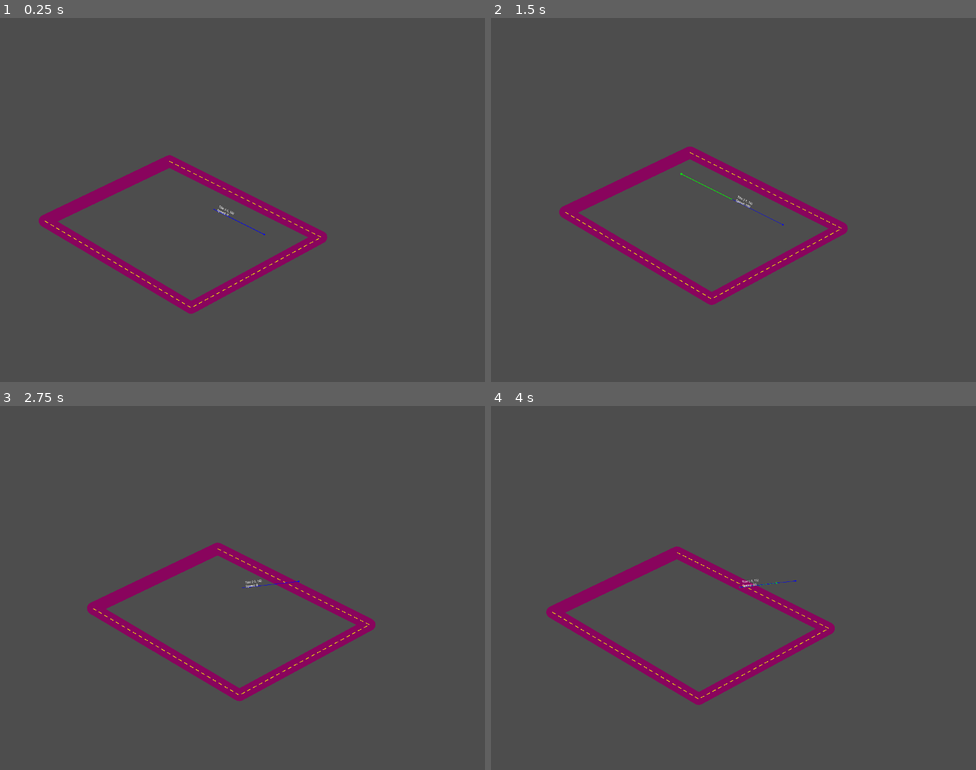
Above: before the commit, frames 1-4 (two rows, left to right).
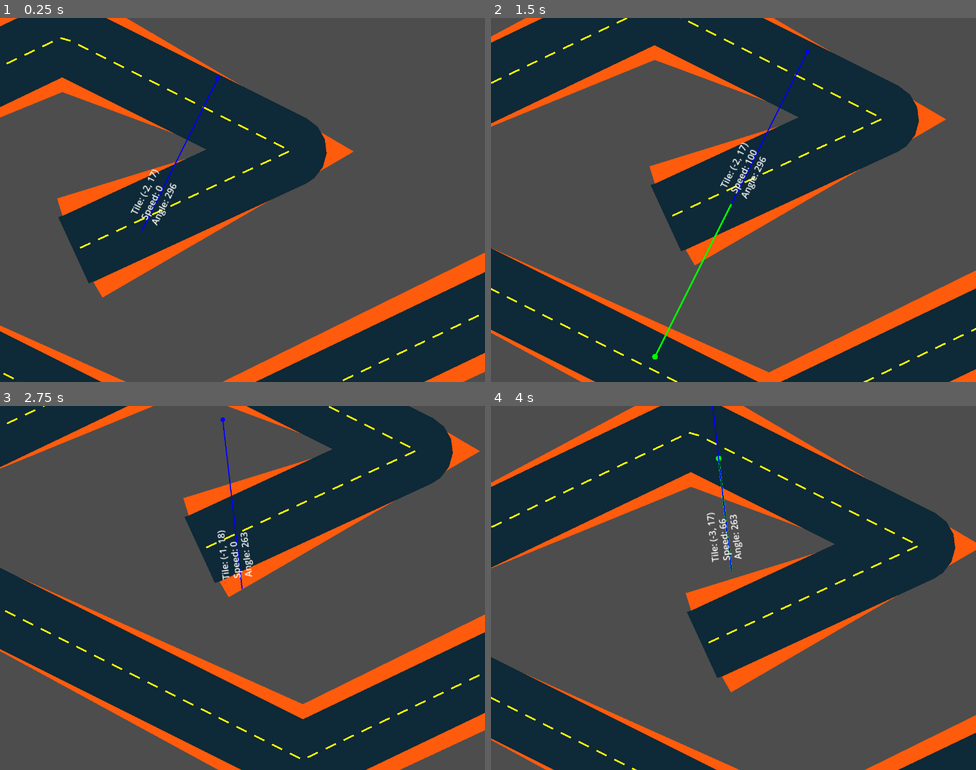
Above: after the commit, the same moments.

Repository: AkiraShirase/bus_wars
Game: Godot game, scene res://levels/city.tscn
Same seed, same stepped clock (60 frames per second), same inputs: the game is played once before the commit and once after it. The engine's default icon, where the game draws it, is replaced by a stand-in: a white triangle on a blue panel in a dark square.
Inputs:
- Up to frame 1 (0.25 s): no input
- Up to frame 2 (1.5 s): hold Right (steer_right) 0.53-1.28 s; tap Space (ui_select) at 0.77 s; hold Down (brake) from 1.28 s (still down)
- Up to frame 3 (2.75 s): tap Space (ui_select) at 1.52 s; release Down (brake) at 2.03 s; hold Right (steer_right) from 2.03 s (still down)
- Up to frame 4 (4 s): release Right (steer_right) at 2.78 s; hold Up (accelerate) 2.78-3.53 s; tap Space (ui_select) at 3.02, 3.77 s; hold A (steer_left) from 3.53 s (still down)

The runs differ from the first frame. In frame 1, 39% of the frame differs, in the area x 0-100%, y 0-100%; in frame 2, 48%; in frame 3, 47%; in frame 4, 45%.

Commit message:
Add road corrections. Change bus collision capsule

Diff:
--- a/levels/city.tscn
+++ b/levels/city.tscn
@@ -46,20 +46,24 @@
 zoom = Vector2(0.4, 0.4)
 script = ExtResource("4_js2ni")
 target_path = NodePath("../truck")
+zoom_level = Vector2(1.5, 1.5)
 
 [node name="truck" parent="." instance=ExtResource("5_js2ni")]
 z_index = 3
-position = Vector2(-1113, 939)
+position = Vector2(-1201, 963)
+start_direction = 6
 vector_scale = 3.0
 
-[node name="Line2D" parent="." instance=ExtResource("5_5qyid")]
-points = PackedVector2Array(-1345.22, 686.921, -543.811, 1087.62, -1230.73, 1459.71, -2003.52, 1001.76)
-closed = true
-width = 64.0
-default_color = Color(0.535542, 0.0164582, 0.366856, 1)
-joint_mode = 2
-road_width = 64.0
-road_color = Color(0.535542, 0.0164582, 0.366856, 1)
+[node name="Road" parent="." instance=ExtResource("5_5qyid")]
+position = Vector2(5, -65)
+points = PackedVector2Array(-505, 1102, -1155, 1424, -2003.52, 1001.76, -1363, 674, -936, 891, -1291, 1070)
+width = 128.0
+default_color = Color(0.0557858, 0.163021, 0.216079, 1)
+road_width = 128.0
+road_color = Color(0.0557858, 0.163021, 0.216079, 1)
+sidewalk_width = 32.0
 sidewalk_color = Color(1, 0.357369, 0.0475251, 1)
 grid_size = 64.0
 grid_color = Color(0.915812, 0, 0.419096, 1)
+align_ends_to_grid = null
+show_end_caps = null
--- a/levels/isometricRoad.gd
+++ b/levels/isometricRoad.gd
@@ -63,6 +63,16 @@
 	set(value):
 		show_direction_handles = value
 		queue_redraw()
+
+@export var align_ends_to_grid: bool = true:
+	set(value):
+		align_ends_to_grid = value
+		update_road_geometry()
+
+@export var show_end_caps: bool = true:
+	set(value):
+		show_end_caps = value
+		update_road_geometry()
 
 # Road markings
 @export_group("Road Markings")
@@ -86,31 +96,70 @@
 var sidewalk_right: Line2D
 var center_line: Line2D
 var marking_lines: Array[Line2D] = []
+var end_cap_start: Polygon2D
+var end_cap_end: Polygon2D
+
+func _enter_tree():
+	# Find existing child nodes
+	if has_node("SidewalkLeft"):
+		sidewalk_left = get_node("SidewalkLeft")
+	if has_node("SidewalkRight"):
+		sidewalk_right = get_node("SidewalkRight")
+	if has_node("EndCapStart"):
+		end_cap_start = get_node("EndCapStart")
+	if has_node("EndCapEnd"):
+		end_cap_end = get_node("EndCapEnd")
 
 func _ready():
 	# Set initial properties
 	width = road_width
 	default_color = road_color
 	joint_mode = Line2D.LINE_JOINT_ROUND
-
-	# Create child elements
-	if Engine.is_editor_hint():
-		setup_child_elements()
+	# cap_mode is only available in newer versions
+	if "cap_mode" in self:
+		set("cap_mode", Line2D.LINE_CAP_ROUND)
+
+	# Create child elements for both editor and game
+	setup_child_elements()
 
 func setup_child_elements():
-	# Create sidewalks
+	# Create sidewalks if they don't exist
 	if not sidewalk_left:
 		sidewalk_left = Line2D.new()
 		sidewalk_left.name = "SidewalkLeft"
 		add_child(sidewalk_left)
+		# Make sure the node is saved with the scene
+		if Engine.is_editor_hint():
+			sidewalk_left.owner = get_tree().edited_scene_root
 
 	if not sidewalk_right:
 		sidewalk_right = Line2D.new()
 		sidewalk_right.name = "SidewalkRight"
 		add_child(sidewalk_right)
+		# Make sure the node is saved with the scene
+		if Engine.is_editor_hint():
+			sidewalk_right.owner = get_tree().edited_scene_root
+
+	# Create end caps for proper isometric cuts
+	if not end_cap_start:
+		end_cap_start = Polygon2D.new()
+		end_cap_start.name = "EndCapStart"
+		end_cap_start.color = road_color
+		add_child(end_cap_start)
+		if Engine.is_editor_hint():
+			end_cap_start.owner = get_tree().edited_scene_root
+
+	if not end_cap_end:
+		end_cap_end = Polygon2D.new()
+		end_cap_end.name = "EndCapEnd"
+		end_cap_end.color = road_color
+		add_child(end_cap_end)
+		if Engine.is_editor_hint():
+			end_cap_end.owner = get_tree().edited_scene_root
 
 	update_sidewalks()
 	update_markings()
+	update_road_geometry()
 
 func _draw():
 	if not Engine.is_editor_hint():
@@ -314,6 +363,106 @@
 		add_child(line)
 		marking_lines.append(line)
 
+func update_road_geometry():
+	if not end_cap_start or not end_cap_end:
+		return
+
+	end_cap_start.visible = show_end_caps and align_ends_to_grid
+	end_cap_end.visible = show_end_caps and align_ends_to_grid
+
+	if not show_end_caps or not align_ends_to_grid or points.size() < 2:
+		return
+
+	# Update end cap colors
+	end_cap_start.color = road_color
+	end_cap_end.color = road_color
+
+	# Calculate isometric grid angles
+	var iso_angle_1 = deg_to_rad(isometric_angle)
+	var iso_angle_2 = deg_to_rad(isometric_angle + 90)
+	var iso_angle_3 = deg_to_rad(isometric_angle + 180)
+	var iso_angle_4 = deg_to_rad(isometric_angle + 270)
+
+	# Start cap
+	var start_point = points[0]
+	var start_direction = (points[1] - points[0]).normalized()
+	var start_perpendicular = Vector2(-start_direction.y, start_direction.x)
+
+	# Find best isometric angle for start cap
+	var start_cap_angle = find_best_isometric_angle(start_direction)
+	var start_cap_dir = Vector2.from_angle(start_cap_angle)
+
+	# Create start cap polygon
+	var start_cap_points = PackedVector2Array()
+	var half_width = road_width / 2
+
+	# Calculate cap points
+	var p1 = start_point + start_perpendicular * half_width
+	var p2 = start_point - start_perpendicular * half_width
+	var p3 = p2 - start_cap_dir * 10  # Extend slightly for clean cut
+	var p4 = p1 - start_cap_dir * 10
+
+	start_cap_points.append(p1)
+	start_cap_points.append(p2)
+	start_cap_points.append(p3)
+	start_cap_points.append(p4)
+
+	end_cap_start.polygon = start_cap_points
+
+	# End cap
+	var end_point = points[points.size() - 1]
+	var end_direction = (points[points.size() - 1] - points[points.size() - 2]).normalized()
+	var end_perpendicular = Vector2(-end_direction.y, end_direction.x)
+
+	# Find best isometric angle for end cap
+	var end_cap_angle = find_best_isometric_angle(-end_direction)
+	var end_cap_dir = Vector2.from_angle(end_cap_angle)
+
+	# Create end cap polygon
+	var end_cap_points = PackedVector2Array()
+
+	# Calculate cap points
+	var p5 = end_point + end_perpendicular * half_width
+	var p6 = end_point - end_perpendicular * half_width
+	var p7 = p6 - end_cap_dir * 10
+	var p8 = p5 - end_cap_dir * 10
+
+	end_cap_points.append(p5)
+	end_cap_points.append(p6)
+	end_cap_points.append(p7)
+	end_cap_points.append(p8)
+
+	end_cap_end.polygon = end_cap_points
+
+func find_best_isometric_angle(direction: Vector2) -> float:
+	# Get the angle of the direction
+	var dir_angle = direction.angle()
+
+	# Define isometric grid angles (8 directions)
+	var grid_angles = []
+	for i in range(8):
+		grid_angles.append(deg_to_rad(isometric_angle + i * 45))
+
+	# Find closest grid angle
+	var best_angle = grid_angles[0]
+	var min_diff = abs(angle_difference(dir_angle, grid_angles[0]))
+
+	for angle in grid_angles:
+		var diff = abs(angle_difference(dir_angle, angle))
+		if diff < min_diff:
+			min_diff = diff
+			best_angle = angle
+
+	return best_angle
+
+func angle_difference(a: float, b: float) -> float:
+	var diff = b - a
+	while diff > PI:
+		diff -= TAU
+	while diff < -PI:
+		diff += TAU
+	return diff
+
 func get_point_at_distance(distance: float) -> Vector2:
 	if points.size() < 2:
 		return Vector2.ZERO
--- a/levels/isometricRoad.tscn
+++ b/levels/isometricRoad.tscn
@@ -3,4 +3,9 @@
 [ext_resource type="Script" uid="uid://bf2muufah5qbv" path="res://levels/isometricRoad.gd" id="1_mem46"]
 
 [node name="Line2D" type="Line2D"]
+width = 60.0
+default_color = Color(0.3, 0.3, 0.3, 1)
+joint_mode = 2
 script = ExtResource("1_mem46")
+align_ends_to_grid = null
+show_end_caps = null
--- a/player/truck.gd
+++ b/player/truck.gd
@@ -266,6 +266,9 @@
 	draw_string(font, Vector2(20, y_offset), "Speed: %d" % int(velocity.length()),
 		HORIZONTAL_ALIGNMENT_LEFT, -1, 16, Color.WHITE)
 
+	draw_string(font, Vector2(20, y_offset + 20), "Angle: %d" % int(rad_to_deg(visual_rotation)),
+		HORIZONTAL_ALIGNMENT_LEFT, -1, 16, Color.WHITE)
+
 	if show_tile_position:
 		y_offset -= 20
 		var tile_pos = get_tile_position()
--- a/player/truck.tscn
+++ b/player/truck.tscn
@@ -3,15 +3,15 @@
 [ext_resource type="Script" uid="uid://dd7uutexyl3q5" path="res://player/truck.gd" id="1_b1v4d"]
 
 [sub_resource type="CapsuleShape2D" id="CapsuleShape2D_b1v4d"]
-radius = 62.7166
-height = 452.698
+radius = 16.0
+height = 128.0
 
 [node name="CharacterBody2D" type="CharacterBody2D"]
 script = ExtResource("1_b1v4d")
 
 [node name="CollisionShape2D" type="CollisionShape2D" parent="."]
 position = Vector2(-1, -1)
-rotation = 1.07687
+rotation = 1.5708
 shape = SubResource("CapsuleShape2D_b1v4d")
 
 [node name="truck" type="Node2D" parent="."]
